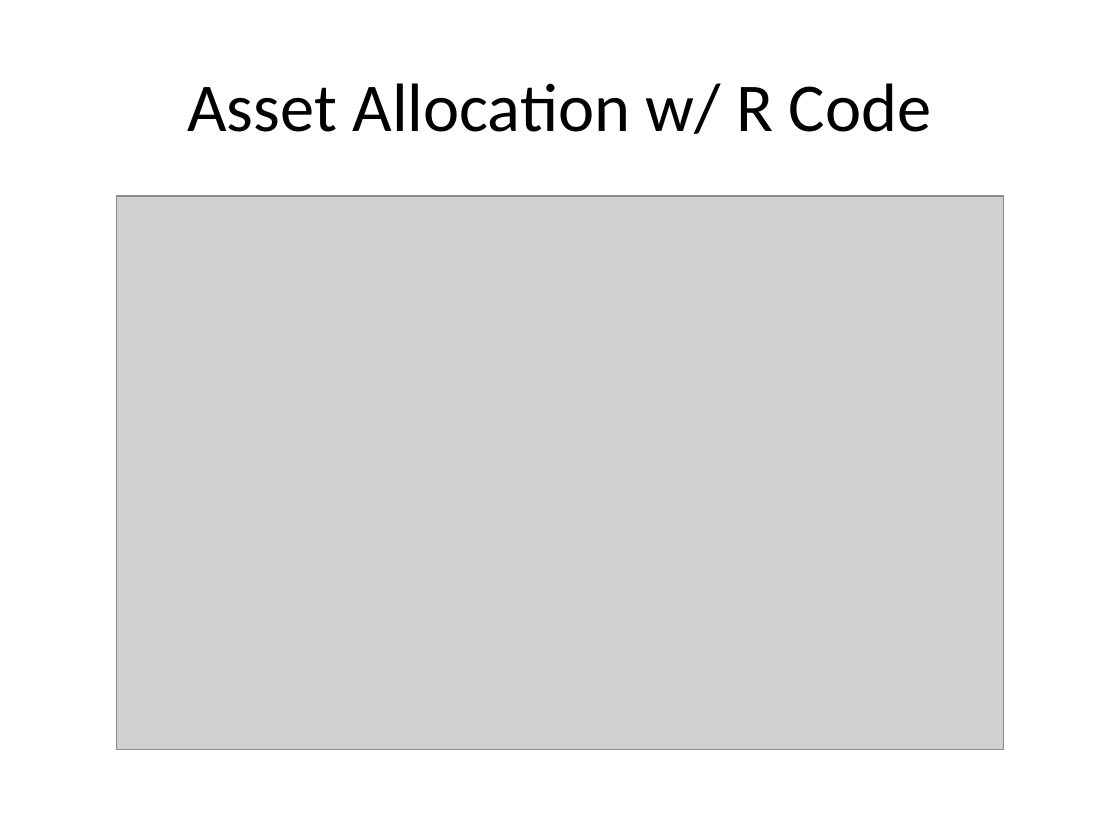
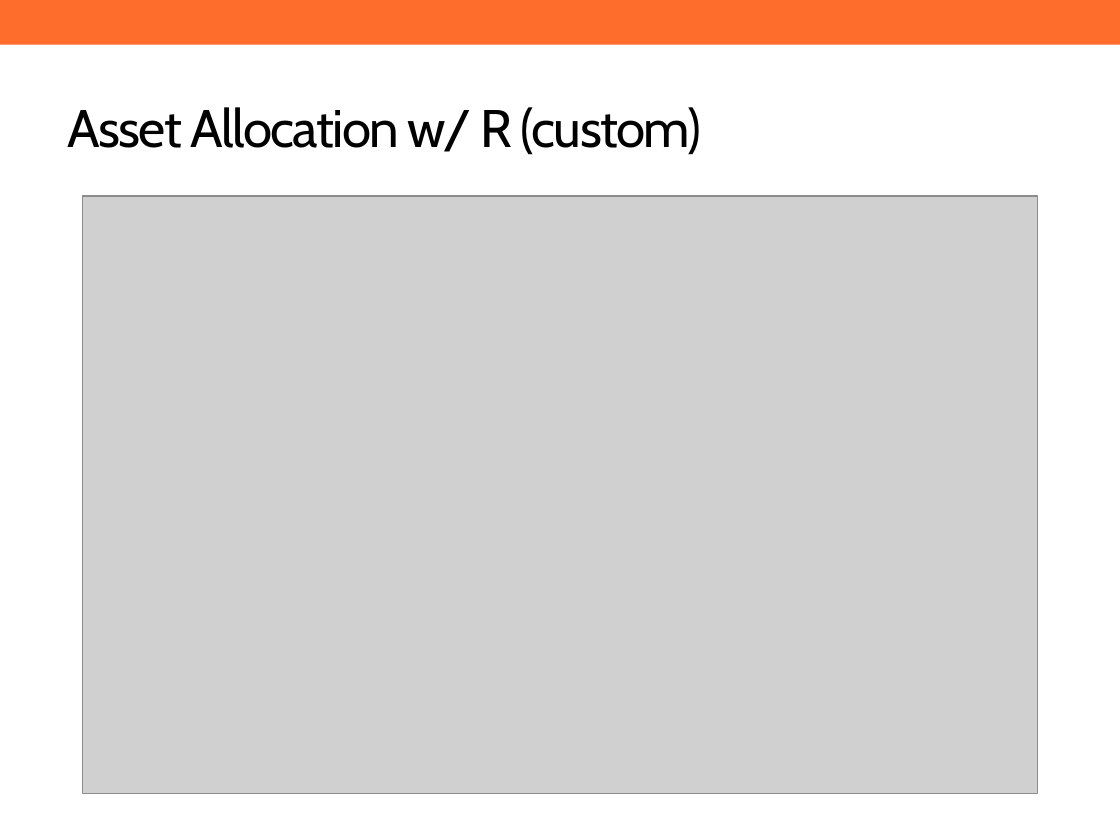
Before and after one commit to ReasonFoundation/GraphicsR, a slide deck: slide 4 of SamplePPT.pptx. Drawn at 1120x840 pixels with LibreOffice and Linux fonts; fonts in the diff are those of the drawing; grey boxes stand for pictures; background and template pictures are left out. Boxes give left, top, right and bottom in pixels: in the first picture for what was removed or moved away, otherwise in the second. Text is boxed around its words. In the diff, an @@ line names an element or a change of style, - is before the commit and + after.

```diff
--- a/SamplePPT.pptx
+++ b/SamplePPT.pptx
@@ rectangle added at box(0, 0, 1120, 45), fill #FF6D2C @@
@@ title at box(67, 107, 701, 155): text changed; size 44 to 34 pt; font Calibri to Cabin @@
-Asset Allocation w/ R Code
+Asset Allocation w/ R (custom)
@@ picture: place and size @@
-picture at box(116, 196, 1004, 749)
+picture at box(83, 196, 1038, 793)
```
Also in this commit, not shown: 7 other slides changed, 1 other file.
